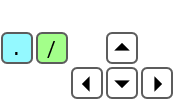
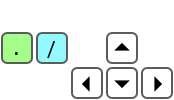
Two versions of the same layered image (174x100). Layer-by-layer changes:
painted on "Shape 1" (5th of 6, in "Group 1 copy 2") over [3,34,31,62]
painted on "Shape 1" (6th of 6, in "Group 1") over [38,34,66,62]
